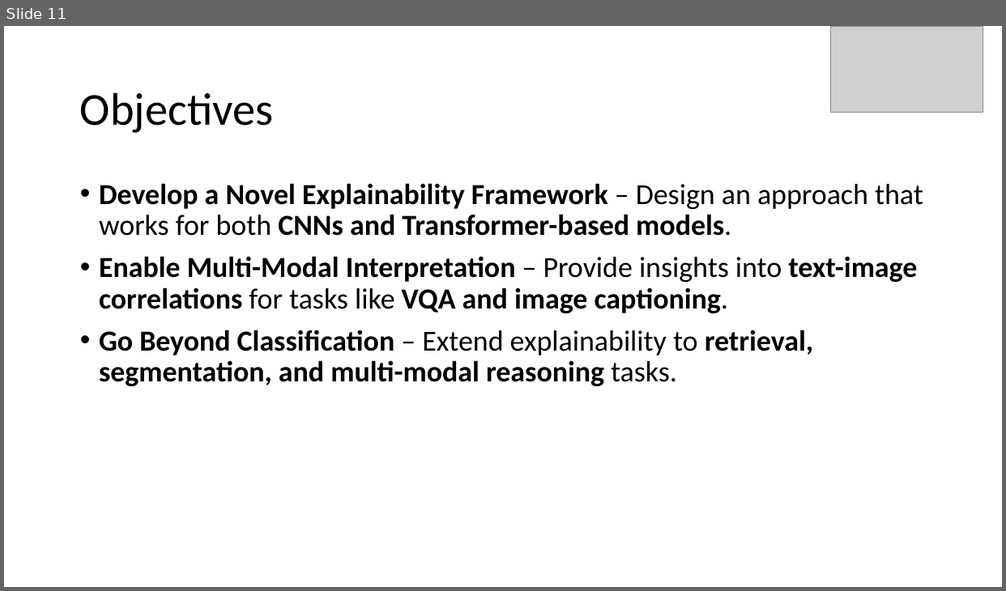
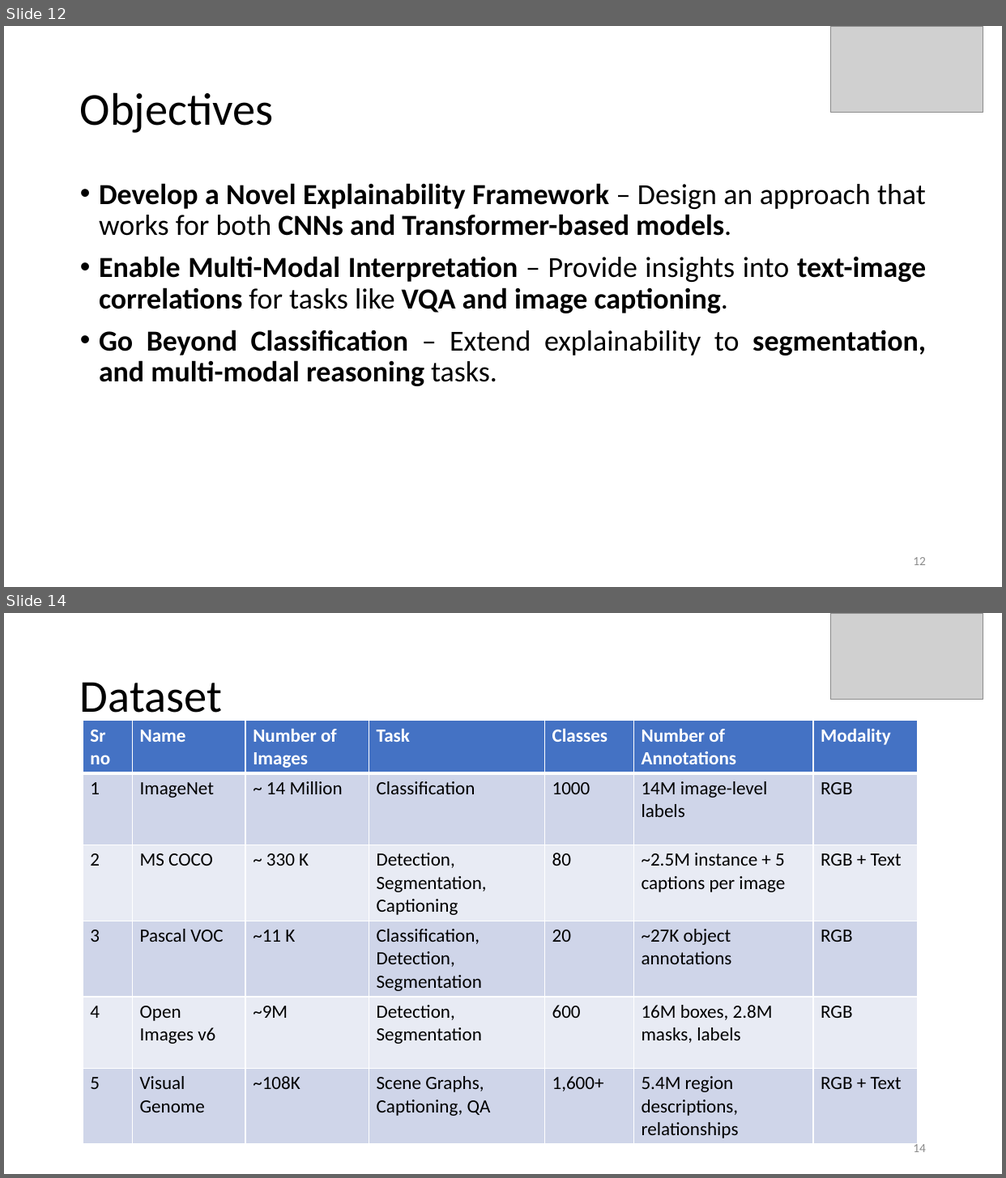
Before and after one commit to Harshtherocking/xai-honors, a slide deck: ref/review.pptx. Shown one above the other, each under a label of ours: slide 11 before the commit, slides 12 and 14 after it; the slides between them are not shown. The pictures are 1006x591 and 1006x1178 pixels, drawn with LibreOffice and Linux fonts; fonts in the diff are those of the drawing; grey boxes stand for pictures. Boxes give left, top, right and bottom in pixels: in the first picture for what was removed or moved away, otherwise in the second. Text is boxed around its words. In the diff, an @@ line names an element or a change of style, - is before the commit and + after.

```diff
--- a/ref/review.pptx
+++ b/ref/review.pptx
@@ slide 14 added at bbox=[4, 613, 1002, 1174], background #FFFFFF @@
@@ picture added at bbox=[830, 613, 983, 699] @@
@@ title added at bbox=[80, 682, 222, 722], 44 pt, text #000000 @@
+Dataset
@@ table added at bbox=[83, 720, 918, 1142], 6 rows, 7 columns @@
+Sr no | Name | Number of Images | Task | Classes | Number of Annotations | Modality
+1 | ImageNet | ~ 14 Million | Classification | 1000 | 14M image-level labels | RGB
+2 | MS COCO | ~ 330 K | Detection, Segmentation, Captioning | 80 | ~2.5M instance + 5 captions per image | RGB + Text
+3 | Pascal VOC | ~11 K | Classification, Detection, Segmentation | 20 | ~27K object annotations | RGB
+4 | Open Images v6 | ~9M | Detection, Segmentation | 600 | 16M boxes, 2.8M masks, labels | RGB
+5 | Visual Genome | ~108K | Scene Graphs, Captioning, QA | 1,600+ | 5.4M region descriptions, relationships | RGB + Text
@@ page number added at bbox=[913, 1142, 926, 1152], 12 pt, text #8C8C8C @@
+14
@@ what was slide 11 is now slide 12 @@
@@ slide 12 changed as well @@
@@ text at bbox=[99, 183, 926, 314]: alignment left to justified @@
@@ text at bbox=[99, 330, 926, 386]: text changed @@
-• Go Beyond Classification – Extend explainability to retrieval, segmentation, and multi-modal reasoning tasks.
+• Go Beyond Classification – Extend explainability to segmentation, and multi-modal reasoning tasks.
@@ page number added at bbox=[913, 557, 926, 565], 12 pt, text #8C8C8C @@
+12
```
Also in this commit, not shown: 14 other slides changed, 7 other slides added, 2 other files.
